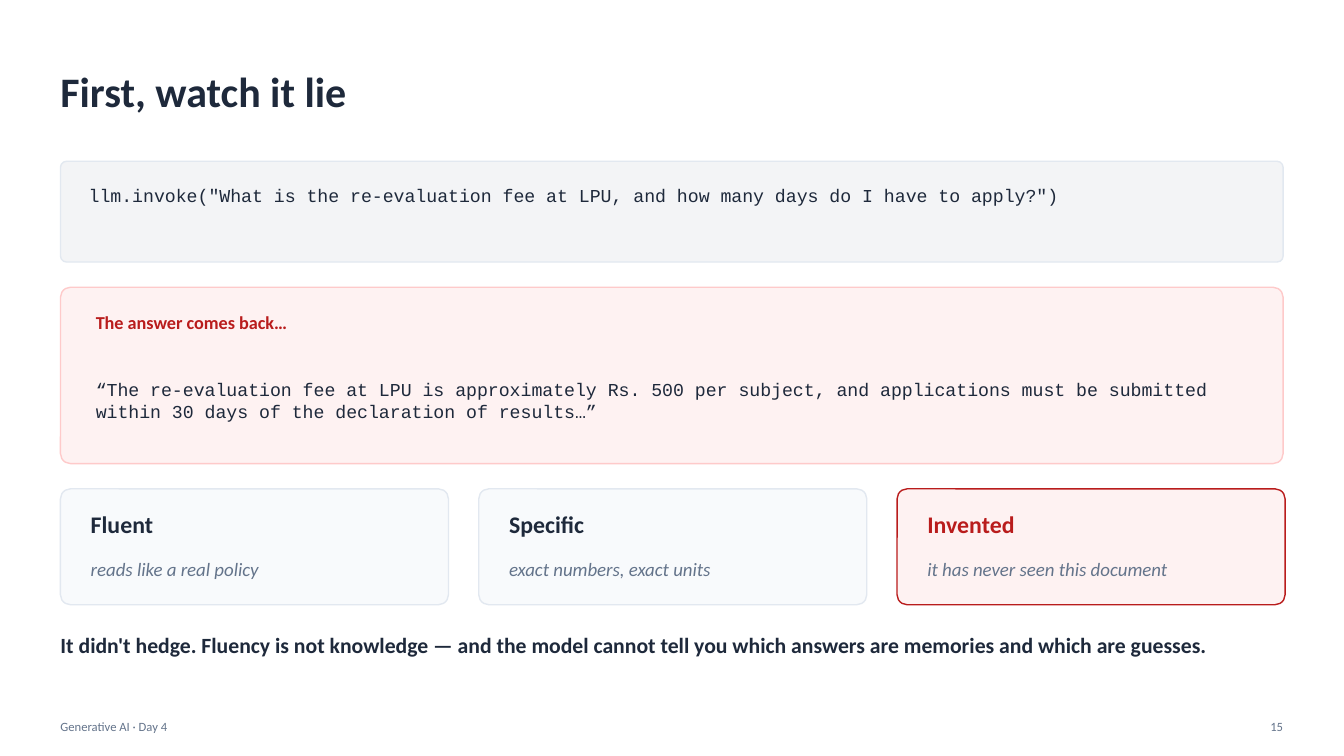
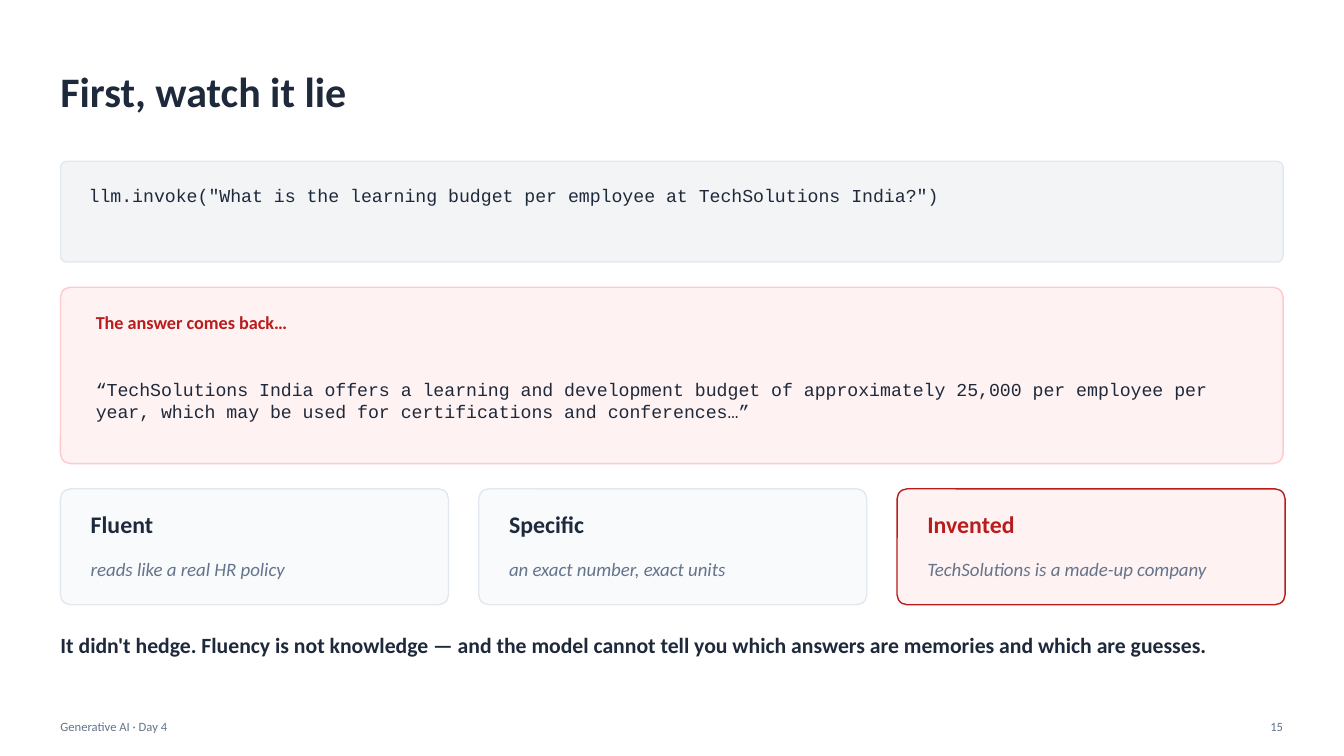
Before and after one commit to Poorit-Technologies/lpu-training, a slide deck: slide 15 of generative-ai/slides/Day04_GenAI.pptx. Drawn at 1344x756 pixels with LibreOffice and Linux fonts; fonts in the diff are those of the drawing. Boxes give left, top, right and bottom in pixels: in the first picture for what was removed or moved away, otherwise in the second. Text is boxed around its words. In the diff, an @@ line names an element or a change of style, - is before the commit and + after.

Commit message:
Rework Day 4 onto the Day-3 retrieval stack
Day 4 now continues Day 3's code instead of replacing it: the same
TechSolutions document, the same local all-MiniLM-L6-v2 embedder, the same
raw chromadb collection, and the same retrieve() function.

- RunnableLambda(retrieve) turns the Day-3 function into a LangChain
  component, so LCEL wraps existing code rather than superseding it
- Adds chat models and message types, prompt templates and LCEL basics
  before the RAG chain
- Chunks carry a section metadata field, which becomes the citation
- Ungrounded demo now leans on TechSolutions being fictional; the refusal
  question is "Who is the CFO?"
- Distance cut-off replaces MMR as the concrete no-relevant-chunk path,
  and the notebook prints real distances before applying a threshold
- Sections 1-7 need no API key again, since embeddings run locally

Whitespace-normalises the section text so the splitter breaks on sentence
boundaries rather than on source line wraps.

```diff
--- a/generative-ai/slides/Day04_GenAI.pptx
+++ b/generative-ai/slides/Day04_GenAI.pptx
@@ text at <box>89,190,938,206</box>: text changed @@
-llm.invoke("What is the re-evaluation fee at LPU, and how many days do I have to apply?")
+llm.invoke("What is the learning budget per employee at TechSolutions India?")
@@ text at <box>96,384,1207,422</box>: text changed @@
-“The re-evaluation fee at LPU is approximately Rs. 500 per subject, and applications must be submitted within 30 days of the declaration of results…”
+“TechSolutions India offers a learning and development budget of approximately 25,000 per employee per year, which may be used for certifications and conferences…”
@@ text at <box>91,563,285,579</box>: text changed @@
-reads like a real policy
+reads like a real HR policy
@@ text at <box>509,563,725,578</box>: text changed @@
-exact numbers, exact units
+an exact number, exact units
@@ text at <box>927,563,1206,579</box>: text changed @@
-it has never seen this document
+TechSolutions is a made-up company
```
Also in this commit, not shown: 17 other slides changed, 2 slides added, 2 slides removed, 4 other files.
